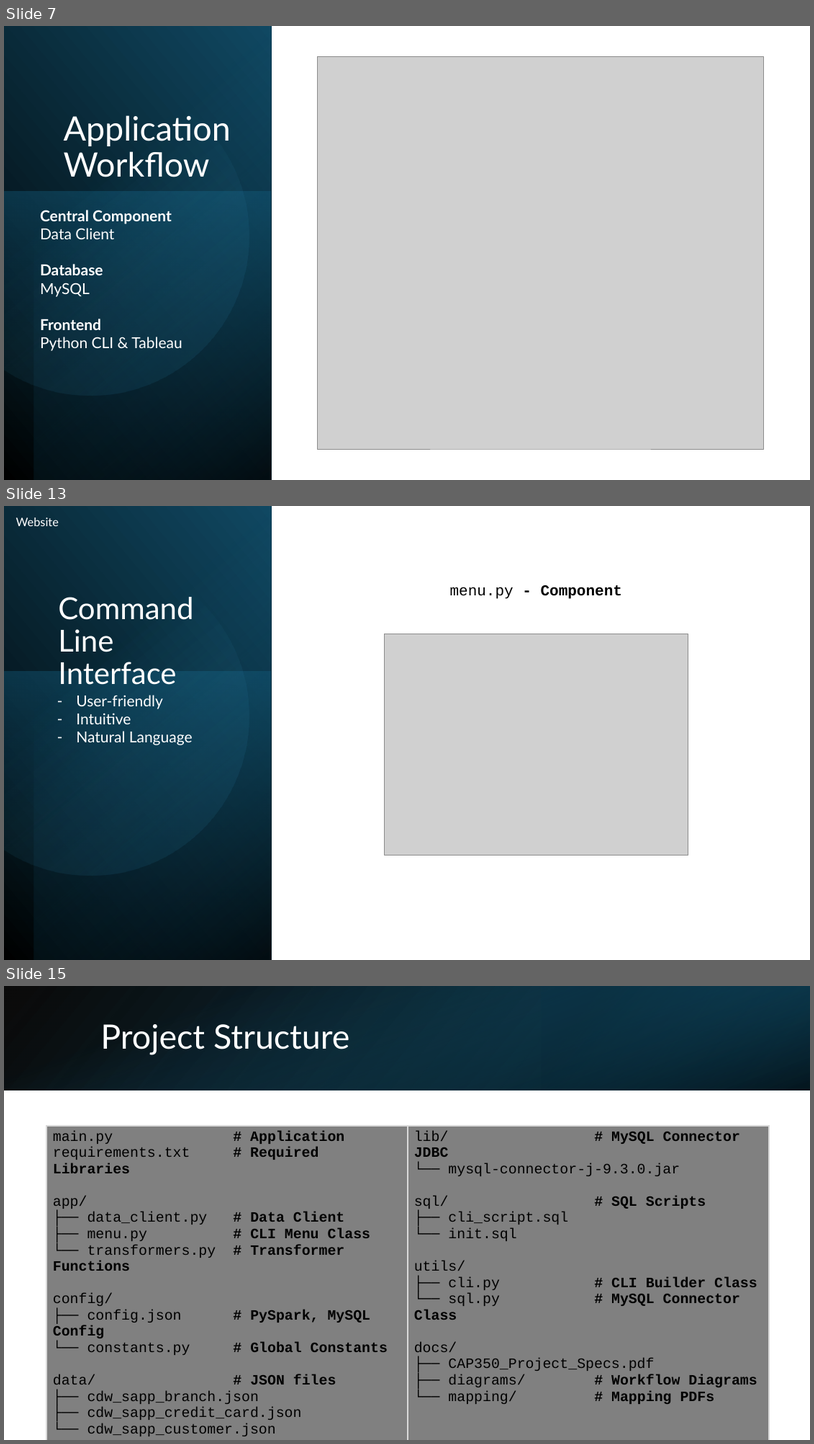
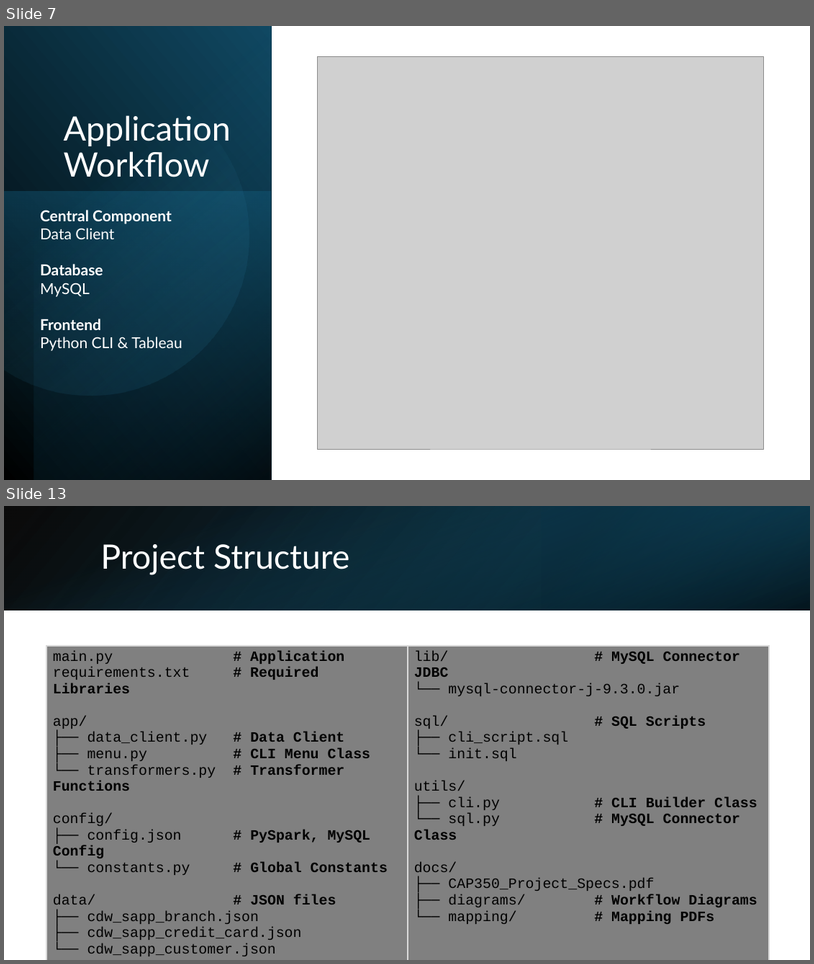
Before and after one commit to kencopas/Projects, a slide deck: Capstone/docs/Kenneth Copas - Capstone Presentation.pptx. Shown one above the other, each under a label of ours: slides 7, 13 and 15 before the commit, slides 7 and 13 after it; the slides between them are not shown. The pictures are 814x1444 and 814x964 pixels, drawn with LibreOffice and Linux fonts; fonts in the diff are those of the drawing; grey boxes stand for pictures. Boxes give left, top, right and bottom in pixels: in the first picture for what was removed or moved away, otherwise in the second. Text is boxed around its words. In the diff, an @@ line names an element or a change of style, - is before the commit and + after.

```diff
--- a/Capstone/docs/Kenneth Copas - Capstone Presentation.pptx
+++ b/Capstone/docs/Kenneth Copas - Capstone Presentation.pptx
@@ slide 13 removed at (x1=4, y1=506, x2=810, y2=960), background #FFFFFF @@
@@ rectangle removed at (x1=4, y1=506, x2=271, y2=960) @@
@@ text removed at (x1=16, y1=518, x2=59, y2=526) @@
-Website
@@ rectangle removed at (x1=34, y1=506, x2=271, y2=960) @@
@@ freeform shape removed at (x1=4, y1=538, x2=278, y2=903) @@
@@ text removed at (x1=450, y1=585, x2=622, y2=599) @@
-menu.py - Component
@@ title removed at (x1=58, y1=597, x2=193, y2=685) @@
-Command Line Interface
@@ picture removed at (x1=384, y1=633, x2=689, y2=854) @@
@@ rectangle removed at (x1=4, y1=672, x2=271, y2=960) @@
@@ text removed at (x1=76, y1=695, x2=193, y2=745) @@
-– User-friendly
-– Intuitive
-– Natural Language
@@ what was slide 15 is now slide 13 @@
```
Also in this commit, not shown: 6 slides changed, 2 slides added, 3 other slides removed, 11 other files.
